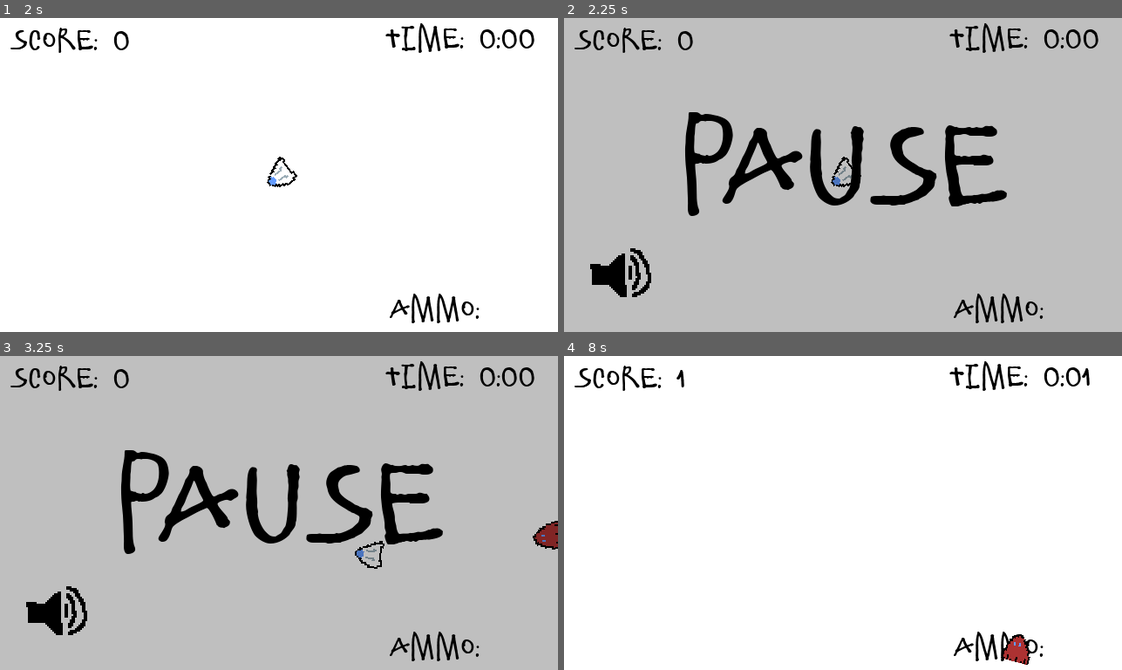
Above: before the commit, frames 1-4 (two rows, left to right).
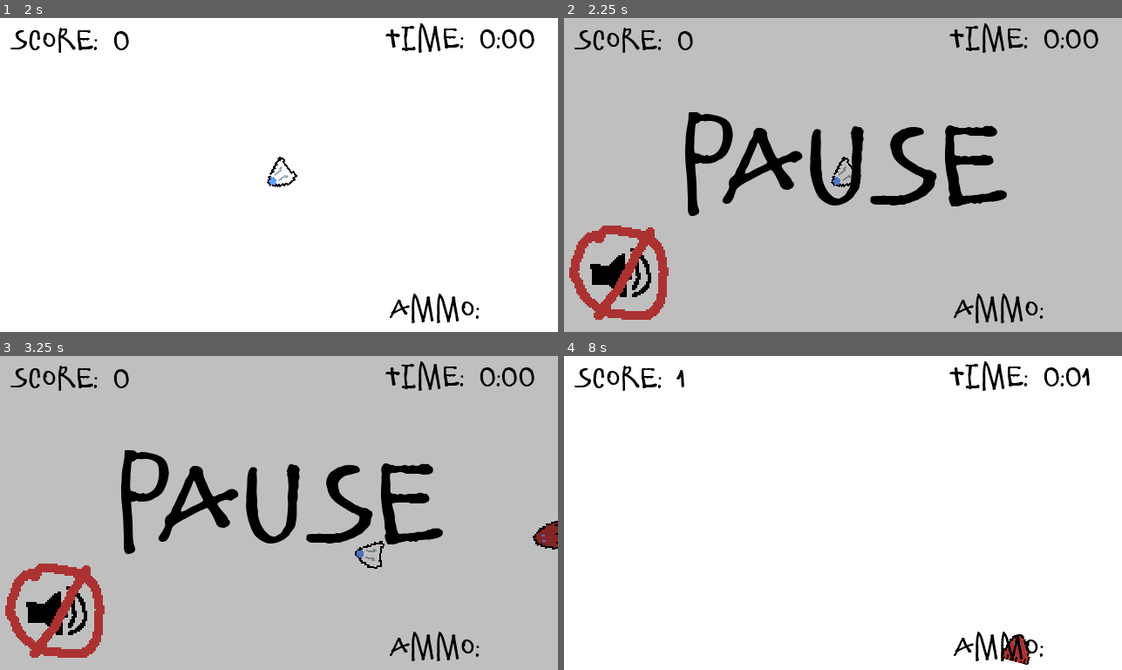
Above: after the commit, the same moments.

Repository: qbradq/gwj44
Game: Godot game, scene res://Scenes/UI/Menu.tscn
Two runs of this game, one before a commit and one after it. Both use one fixed random seed, a clock stepped at 60 frames per second and the inputs below. Sound files missing from this copy of the repository are replaced by a short silence.
Inputs (mouse positions are in pixels of both pictures, inside the frame that each line leads up to):
- Up to frame 1 (2 s): click (502, 74) at 0.5 s; click (111, 303) at 1.25 s
- Up to frame 2 (2.25 s): tap Enter (ui_accept) at 2 s; move the mouse to (965, 159) at 2.02 s; hold Right (ui_right) from 2.03 s (still down); click (965, 159) at 2.17 s
- Up to frame 3 (3.25 s): tap Enter (ui_accept) at 2.27, 3.02 s; move the mouse to (167, 528) at 2.77 s; release Right (ui_right) at 2.78 s; hold Down (ui_down) from 2.78 s (still down)
- Up to frame 4 (8 s): release Down (ui_down) at 3.5 s; click (619, 613) at 3.5 s; tap Enter (ui_accept) at 4.25, 5.27, 5.75, 6.02, 6.5, 6.77, 7.25 s; move the mouse to (898, 443) at 4.27 s; hold Right (ui_right) 4.28-5.03 s; move the mouse to (815, 575) at 5.02 s; hold Up (ui_up) 5.03-5.78 s; click (815, 575) at 5.17 s; move the mouse to (1010, 560) at 5.77 s; hold Left (ui_left) 5.78-7.28 s; move the mouse to (675, 465) at 6.52 s; move the mouse to (870, 513) at 7.27 s; hold Down (ui_down) from 7.28 s (still down); click (870, 513) at 7.42 s

Frame 1 is identical in both runs. In frame 2, 2.0% of the frame differs, in the area x 0-19%, y 66-97%; in frame 3, 2.0%; in frame 4, 0.1%.

Commit message:
Minor refactors

Diff:
--- a/Scenes/Enemy/Bugoid.tscn
+++ b/Scenes/Enemy/Bugoid.tscn
@@ -3,7 +3,6 @@
 [ext_resource path="res://Scenes/Enemy/Enemy.tscn" type="PackedScene" id=1]
 [ext_resource path="res://Scenes/Enemy/Bugoid.gd" type="Script" id=2]
 
-
 [node name="Enemy" instance=ExtResource( 1 )]
 script = ExtResource( 2 )
 speed = 25.0
--- a/Scenes/Level/Level.gd
+++ b/Scenes/Level/Level.gd
@@ -5,19 +5,19 @@
 
 func _process(delta):
 	# Score
-	$ScoreLabel.text = "SCORE: %d" % LevelData.get_score()
+	$UILayer/ScoreLabel.text = "SCORE: %d" % LevelData.get_score()
 	# Ammo
 	if $Player and $Player/Gun:
 		if $Player/Gun.infinite_ammo:
-			$AmmoLabel.text = "AMMO: ∞"
+			$UILayer/AmmoLabel.text = "AMMO: ∞"
 		else:
-			$AmmoLabel.text = "AMMO: %d" % $Player/Gun.ammo
+			$UILayer/AmmoLabel.text = "AMMO: %d" % $Player/Gun.ammo
 	# Time
 	LevelData.increment_time(delta)
 	var ltime = LevelData.get_time_elapsed()
 	var minutes = ltime / 60
 	var seconds = ltime % 60
-	$TimeLabel.text = "TIME: %d:%02d" % [minutes, seconds]
+	$UILayer/TimeLabel.text = "TIME: %d:%02d" % [minutes, seconds]
 
 func _physics_process(delta):
 	# Clean up temp audio nodes
--- a/Scenes/Level/Level.tscn
+++ b/Scenes/Level/Level.tscn
@@ -13,6 +13,10 @@
 [node name="Level" type="Node2D"]
 script = ExtResource( 4 )
 
+[node name="Background" type="ColorRect" parent="."]
+margin_right = 320.0
+margin_bottom = 180.0
+
 [node name="AfterDeathTimer" type="Timer" parent="."]
 wait_time = 5.0
 one_shot = true
@@ -21,71 +25,6 @@
 position = Vector2( 160, 90 )
 
 [node name="AudioTemp" type="Node" parent="."]
-
-[node name="ScoreLabel" type="Label" parent="."]
-margin_left = 6.0
-margin_top = 6.0
-margin_right = 91.0
-margin_bottom = 22.0
-custom_colors/font_color = Color( 0, 0, 0, 1 )
-custom_fonts/font = ExtResource( 6 )
-text = "SCORE: 1337"
-
-[node name="AmmoLabel" type="Label" parent="."]
-margin_left = 223.0
-margin_top = 160.0
-margin_right = 315.0
-margin_bottom = 176.0
-custom_colors/font_color = Color( 0, 0, 0, 1 )
-custom_fonts/font = ExtResource( 6 )
-text = "AMMO: 100"
-
-[node name="TimeLabel" type="Label" parent="."]
-margin_left = 221.0
-margin_top = 5.0
-margin_right = 313.0
-margin_bottom = 21.0
-custom_colors/font_color = Color( 0, 0, 0, 1 )
-custom_fonts/font = ExtResource( 6 )
-text = "TIME: 1:59:59"
-
-[node name="CanvasLayer" type="CanvasLayer" parent="."]
-layer = 2
-
-[node name="Pause" type="Control" parent="CanvasLayer"]
-pause_mode = 2
-visible = false
-anchor_right = 1.0
-anchor_bottom = 1.0
-script = ExtResource( 5 )
-
-[node name="BlackOverlay" type="ColorRect" parent="CanvasLayer/Pause"]
-anchor_right = 1.0
-anchor_bottom = 1.0
-color = Color( 0, 0, 0, 0.25098 )
-
-[node name="PauseLabel" type="Label" parent="CanvasLayer/Pause"]
-anchor_left = 0.5
-anchor_top = 0.5
-anchor_right = 0.5
-anchor_bottom = 0.5
-margin_left = -95.0
-margin_top = -32.0
-margin_right = 95.0
-margin_bottom = 32.0
-custom_colors/font_color = Color( 0, 0, 0, 1 )
-custom_fonts/font = ExtResource( 2 )
-text = "PAUSE"
-
-[node name="MuteButton" parent="CanvasLayer/Pause" instance=ExtResource( 9 )]
-anchor_left = 0.0
-anchor_top = 1.0
-anchor_right = 0.0
-anchor_bottom = 1.0
-margin_left = 0.0
-margin_top = -64.0
-margin_right = 64.0
-margin_bottom = 0.0
 
 [node name="Spawners" type="Node2D" parent="."]
 
@@ -99,4 +38,72 @@
 enemy_scene = ExtResource( 7 )
 spawn_delay = 40.0
 
+[node name="UILayer" type="CanvasLayer" parent="."]
+layer = 2
+
+[node name="ScoreLabel" type="Label" parent="UILayer"]
+margin_left = 6.0
+margin_top = 6.0
+margin_right = 91.0
+margin_bottom = 22.0
+custom_colors/font_color = Color( 0, 0, 0, 1 )
+custom_fonts/font = ExtResource( 6 )
+text = "SCORE: 1337"
+
+[node name="AmmoLabel" type="Label" parent="UILayer"]
+margin_left = 223.0
+margin_top = 160.0
+margin_right = 315.0
+margin_bottom = 176.0
+custom_colors/font_color = Color( 0, 0, 0, 1 )
+custom_fonts/font = ExtResource( 6 )
+text = "AMMO: 100"
+
+[node name="TimeLabel" type="Label" parent="UILayer"]
+margin_left = 221.0
+margin_top = 5.0
+margin_right = 313.0
+margin_bottom = 21.0
+custom_colors/font_color = Color( 0, 0, 0, 1 )
+custom_fonts/font = ExtResource( 6 )
+text = "TIME: 1:59:59"
+
+[node name="PauseLayer" type="CanvasLayer" parent="."]
+layer = 3
+
+[node name="Pause" type="Control" parent="PauseLayer"]
+pause_mode = 2
+visible = false
+anchor_right = 1.0
+anchor_bottom = 1.0
+script = ExtResource( 5 )
+
+[node name="BlackOverlay" type="ColorRect" parent="PauseLayer/Pause"]
+anchor_right = 1.0
+anchor_bottom = 1.0
+color = Color( 0, 0, 0, 0.25098 )
+
+[node name="PauseLabel" type="Label" parent="PauseLayer/Pause"]
+anchor_left = 0.5
+anchor_top = 0.5
+anchor_right = 0.5
+anchor_bottom = 0.5
+margin_left = -95.0
+margin_top = -32.0
+margin_right = 95.0
+margin_bottom = 32.0
+custom_colors/font_color = Color( 0, 0, 0, 1 )
+custom_fonts/font = ExtResource( 2 )
+text = "PAUSE"
+
+[node name="MuteButton" parent="PauseLayer/Pause" instance=ExtResource( 9 )]
+anchor_left = 0.0
+anchor_top = 1.0
+anchor_right = 0.0
+anchor_bottom = 1.0
+margin_left = 0.0
+margin_top = -64.0
+margin_right = 64.0
+margin_bottom = 0.0
+
 [connection signal="timeout" from="AfterDeathTimer" to="." method="_on_AfterDeathTimer_timeout"]
--- a/Scenes/UI/MuteButton.gd
+++ b/Scenes/UI/MuteButton.gd
@@ -1,7 +1,14 @@
 extends TextureButton
 
+func _ready():
+	update_button_texture()
+
 func _on_MuteButton_pressed():
+	$AudioStreamPlayer.play()
 	AudioServer.set_bus_mute(0, not AudioServer.is_bus_mute(0))
+	update_button_texture()
+
+func update_button_texture():
 	if AudioServer.is_bus_mute(0):
 		texture_normal = preload("res://Art/TextureButtons/mute.png")
 	else:
--- a/Scenes/UI/MuteButton.tscn
+++ b/Scenes/UI/MuteButton.tscn
@@ -1,7 +1,8 @@
-[gd_scene load_steps=3 format=2]
+[gd_scene load_steps=4 format=2]
 
 [ext_resource path="res://Art/TextureButtons/sound.png" type="Texture" id=1]
 [ext_resource path="res://Scenes/UI/MuteButton.gd" type="Script" id=2]
+[ext_resource path="res://Sound/click.ogg" type="AudioStream" id=3]
 
 [node name="MuteButton" type="TextureButton"]
 anchor_left = 1.0
@@ -11,4 +12,7 @@
 texture_normal = ExtResource( 1 )
 script = ExtResource( 2 )
 
+[node name="AudioStreamPlayer" type="AudioStreamPlayer" parent="."]
+stream = ExtResource( 3 )
+
 [connection signal="pressed" from="." to="." method="_on_MuteButton_pressed"]
--- a/Scenes/UI/Results.tscn
+++ b/Scenes/UI/Results.tscn
@@ -12,6 +12,10 @@
 anchor_right = 1.0
 anchor_bottom = 1.0
 script = ExtResource( 7 )
+
+[node name="Background" type="ColorRect" parent="."]
+margin_right = 320.0
+margin_bottom = 180.0
 
 [node name="AudioStreamPlayer" type="AudioStreamPlayer" parent="."]
 stream = ExtResource( 5 )
--- a/project.godot
+++ b/project.godot
@@ -93,5 +93,4 @@
 quality/driver/driver_name="GLES2"
 vram_compression/import_etc=true
 vram_compression/import_etc2=false
-environment/default_clear_color=Color( 1, 1, 1, 1 )
 environment/default_environment="res://default_env.tres"
